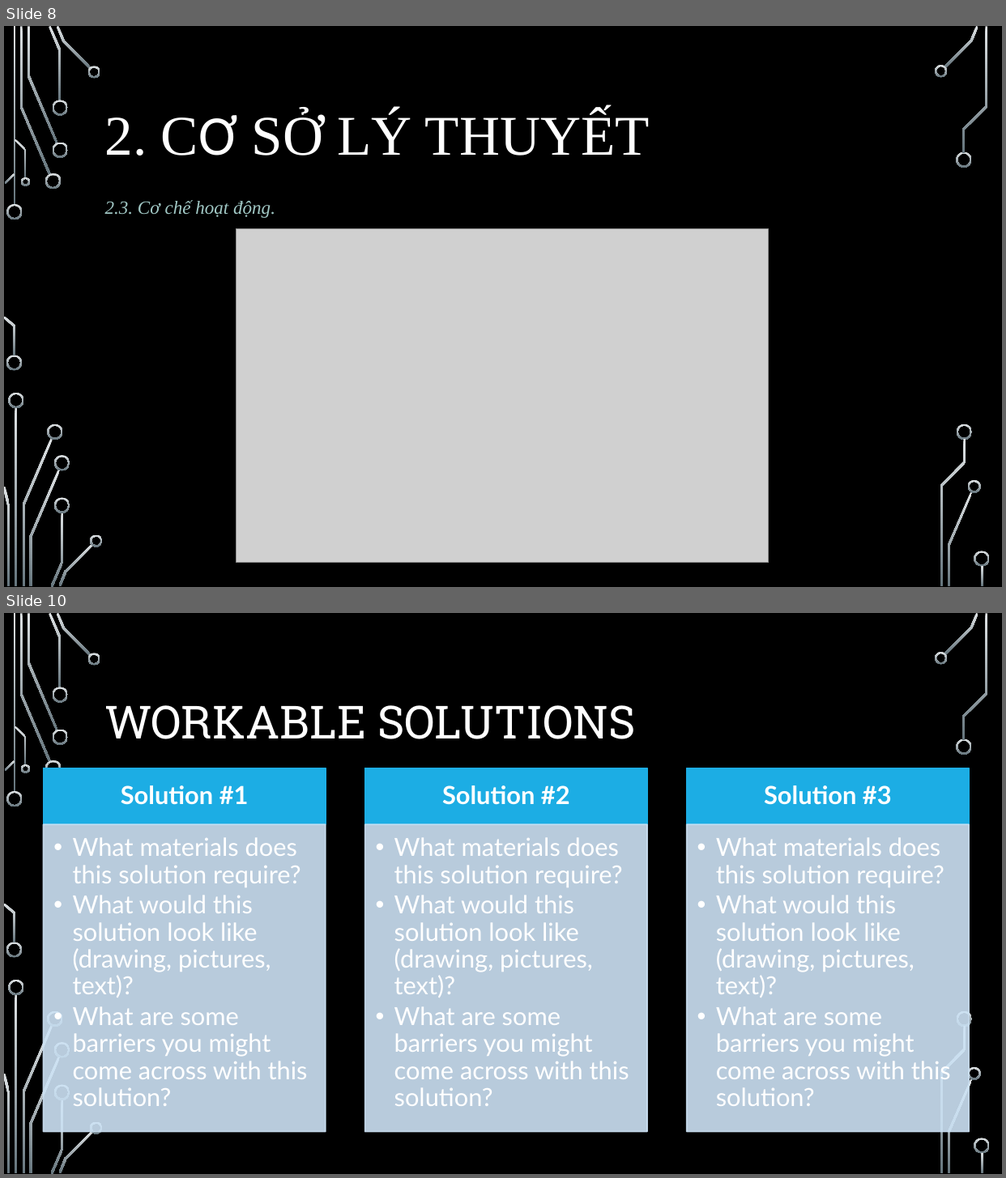
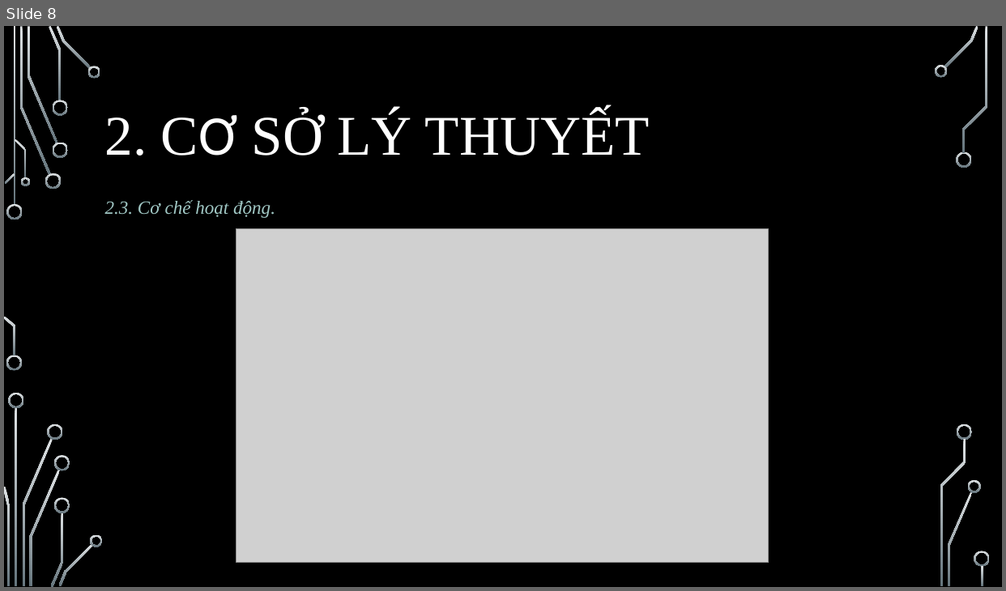
Before and after one commit to kiet1022/DoanHoiIT, a slide deck: FileBC/SlideBaoCaoVer2NotComplete.pptx. Shown one above the other, each under a label of ours: slides 8 and 10 before the commit, slide 8 after it; the slides between them are not shown. The pictures are 1006x1178 and 1006x591 pixels, drawn with LibreOffice and Linux fonts; fonts in the diff are those of the drawing; grey boxes stand for pictures; background and template pictures are left out. Boxes give left, top, right and bottom in pixels: in the first picture for what was removed or moved away, otherwise in the second. Text is boxed around its words. In the diff, an @@ line names an element or a change of style, - is before the commit and + after.

```diff
--- a/FileBC/SlideBaoCaoVer2NotComplete.pptx
+++ b/FileBC/SlideBaoCaoVer2NotComplete.pptx
@@ slide 10 removed at (4,613,1002,1174), background picture (left out); not listed: 36 template elements that a slide beside it also shows @@
@@ title removed at (105,705,635,739) @@
-WORKABLE SOLUTIONS
@@ group removed at (44,768,969,1132): 6 rectangles, 6 texts @@
-Solution #1
-  • What materials does this solution require?
-  • What would this solution look like (drawing, pictures, text)?
-  • What are some barriers you might come across with this solution?
-Solution #2
-  • What materials does this solution require?
-  • What would this solution look like (drawing, pictures, text)?
-  • What are some barriers you might come across with this solution?
-Solution #3
-  • What materials does this solution require?
-  • What would this solution look like (drawing, pictures, text)?
-  • What are some barriers you might come across with this solution?
```
Also in this commit, not shown: 1 slide changed, 13 slides added, 4 other slides removed.
